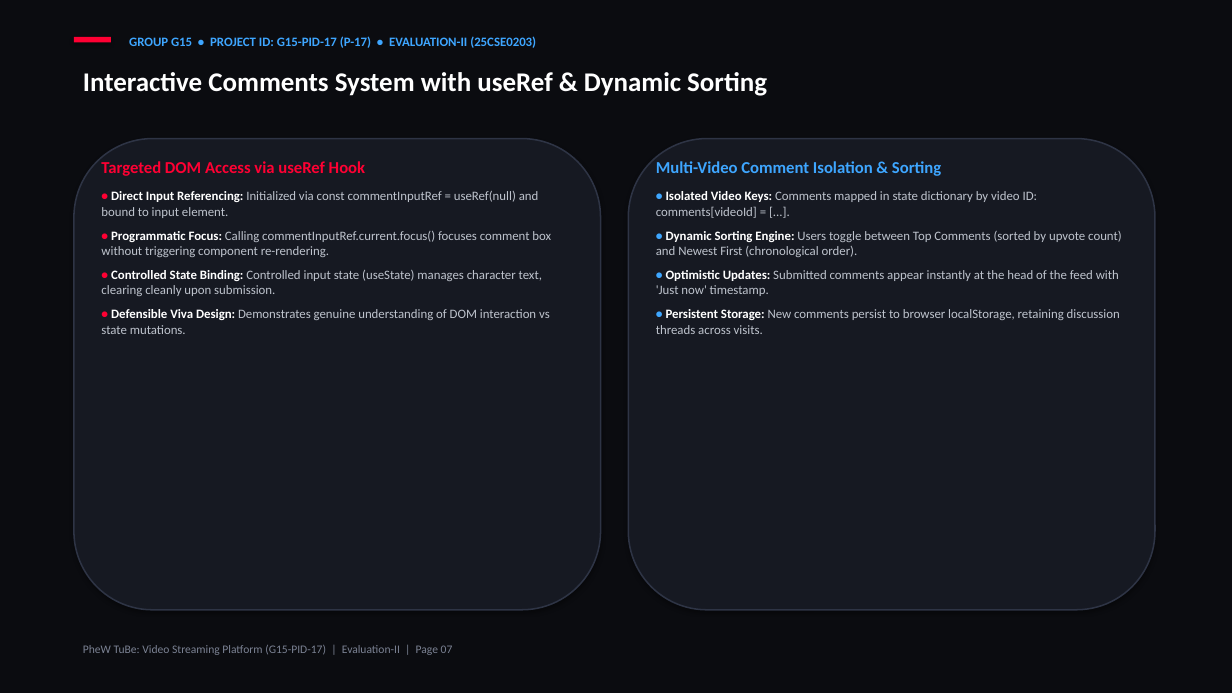
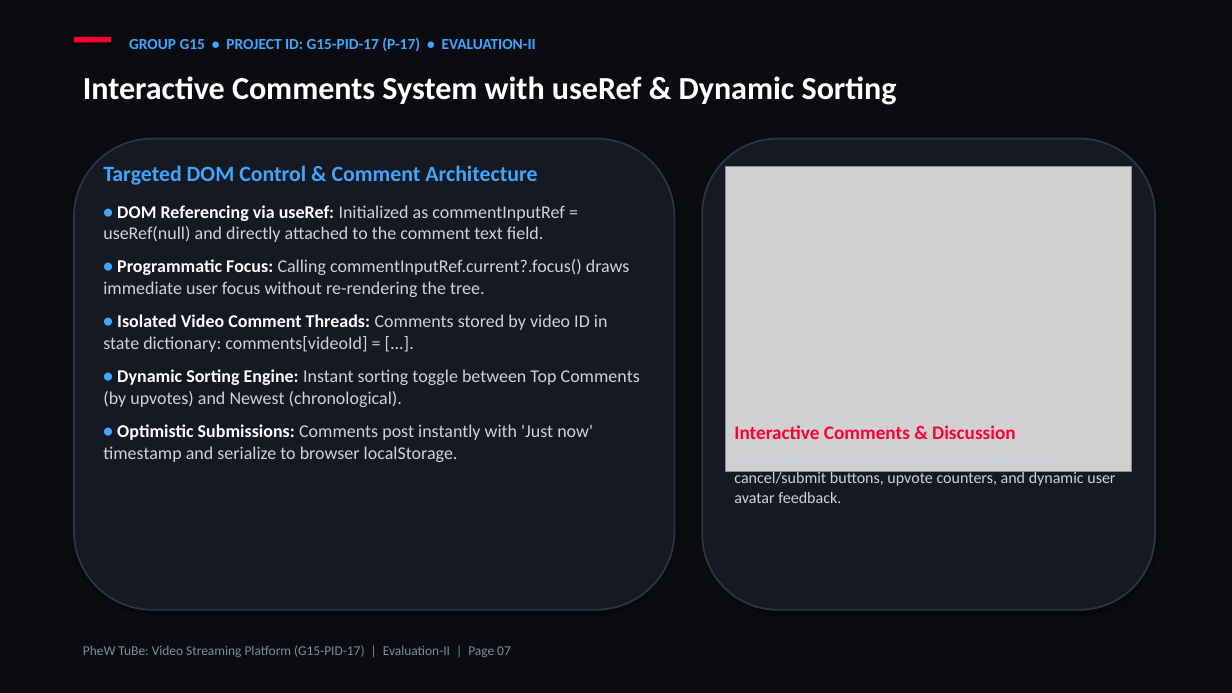
Before and after one commit to kishan-777/Front-End-Engineering_Evaluation-based-project, a slide deck: slide 7 of G15-PID-17.pptx. Drawn at 1232x693 pixels with LibreOffice and Linux fonts; fonts in the diff are those of the drawing; grey boxes stand for pictures. Boxes give left, top, right and bottom in pixels: in the first picture for what was removed or moved away, otherwise in the second. Text is boxed around its words. In the diff, an @@ line names an element or a change of style, - is before the commit and + after.

Commit message:
docs(presentation): update G15-PID-17 PPTX and PDF with 14pt fonts, real image showcases, and slide alignment

```diff
--- a/G15-PID-17.pptx
+++ b/G15-PID-17.pptx
@@ text at (129,37,536,51): text changed; size 10 to 12 pt @@
-GROUP G15 • PROJECT ID: G15-PID-17 (P-17) • EVALUATION-II (25CSE0203)
+GROUP G15 • PROJECT ID: G15-PID-17 (P-17) • EVALUATION-II
@@ text "Interactive Comments System with useRef ..." at (83,76,897,105): size 21 to 25 pt @@
@@ rounded rectangle: place and size @@
-rounded rectangle at (74,139,601,610)
+rounded rectangle at (74,139,675,610)
@@ rounded rectangle at (74,139,675,610): outline #2E3445 1.2 pt to #2E3445 1.4 pt @@
@@ rounded rectangle at (702,139,1155,610): outline #2E3445 1.2 pt to #2E3445 1.4 pt @@
@@ rounded rectangle: place and size @@
-rounded rectangle at (628,139,1155,610)
+rounded rectangle at (702,139,1155,610)
@@ text at (103,165,640,462): text changed; size 10 to 14 pt; text colour #BEC3CD to #CDD2DC @@
-Targeted DOM Access via useRef Hook
-• Direct Input Referencing: Initialized via const commentInputRef = useRef(null) and bound to input element.
-• Programmatic Focus: Calling commentInputRef.current.focus() focuses comment box without triggering component re-rendering.
-• Controlled State Binding: Controlled input state (useState) manages character text, clearing cleanly upon submission.
-• Defensible Viva Design: Demonstrates genuine understanding of DOM interaction vs state mutations.
+Targeted DOM Control & Comment Architecture
+• DOM Referencing via useRef: Initialized as commentInputRef = useRef(null) and directly attached to the comment text field.
+• Programmatic Focus: Calling commentInputRef.current?.focus() draws immediate user focus without re-rendering the tree.
+• Isolated Video Comment Threads: Comments stored by video ID in state dictionary: comments[videoId] = [...].
+• Dynamic Sorting Engine: Instant sorting toggle between Top Comments (by upvotes) and Newest (chronological).
+• Optimistic Submissions: Comments post instantly with 'Just now' timestamp and serialize to browser localStorage.
@@ text removed at (656,161,1122,334) @@
-Multi-Video Comment Isolation & Sorting
-• Isolated Video Keys: Comments mapped in state dictionary by video ID: comments[videoId] = [...].
-• Dynamic Sorting Engine: Users toggle between Top Comments (sorted by upvote count) and Newest First (chronological order).
-• Optimistic Updates: Submitted comments appear instantly at the head of the feed with 'Just now' timestamp.
-• Persistent Storage: New comments persist to browser localStorage, retaining discussion threads across visits.
@@ picture added at (726,166,1132,471) @@
@@ text added at (734,425,1115,503), 12.5 pt, text #CDD2DC @@
+Interactive Comments & Discussion
+Shows live comment count, controlled text input, cancel/submit buttons, upvote counters, and dynamic user avatar feedback.
@@ text "PheW TuBe: Video Streaming Platform ..." at (83,645,511,657): size 9 to 10.5 pt, text colour #7B8293 to #828A9B @@
```
Also in this commit, not shown: 10 other slides changed, 1 slide added, 1 slide removed, 1 other file.
